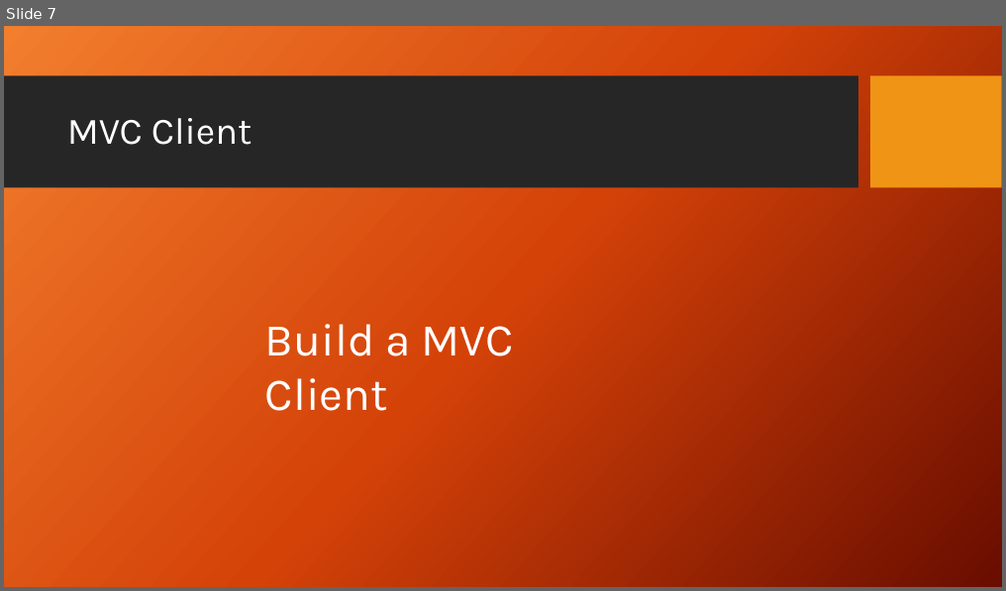
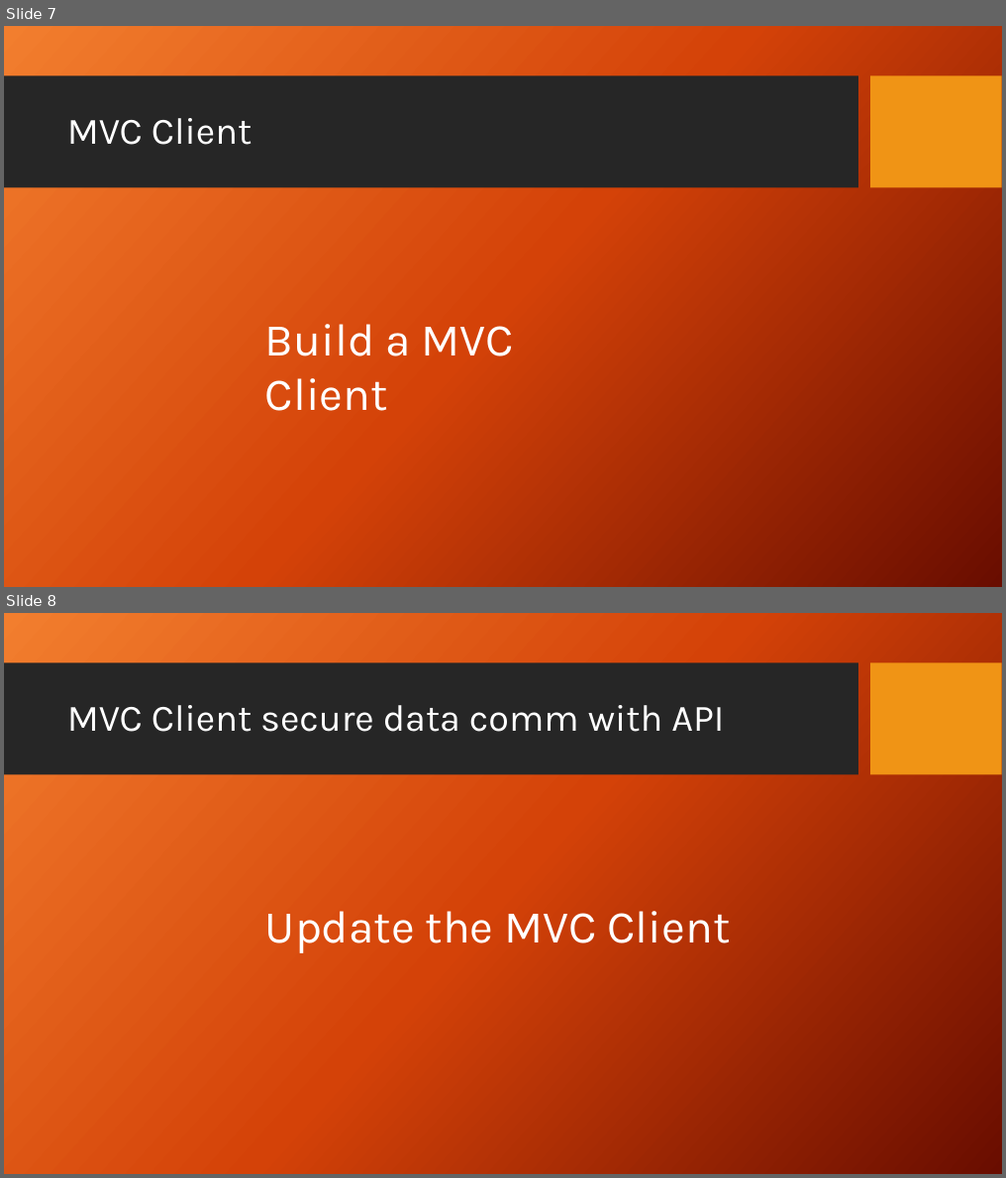
Before and after one commit to mrozenbeek/TechoramaSessie2019, a slide deck: Presentation/Techorama sessie 2019_RoMe.pptx. Shown one above the other, each under a label of ours: slide 7 before the commit, slides 7 and 8 after it. The pictures are 1006x591 and 1006x1178 pixels, drawn with LibreOffice and Linux fonts; fonts in the diff are those of the drawing; background and template pictures are left out. Boxes give left, top, right and bottom in pixels: in the first picture for what was removed or moved away, otherwise in the second. Text is boxed around its words. In the diff, an @@ line names an element or a change of style, - is before the commit and + after.

Commit message:
Connect Client to Api & get values

```diff
--- a/Presentation/Techorama sessie 2019_RoMe.pptx
+++ b/Presentation/Techorama sessie 2019_RoMe.pptx
@@ slide 8 added at (4,613,1002,1174), background picture (left out); not listed: 2 template elements that a slide beside it also shows @@
@@ title added at (67,705,724,732), 36 pt, text #FFFFFF @@
+MVC Client secure data comm with API
@@ text added at (265,911,731,954), 44 pt, text #FFFFFF @@
+Update the MVC Client
```
Also in this commit, not shown: 1 slide changed, 15 other files.
